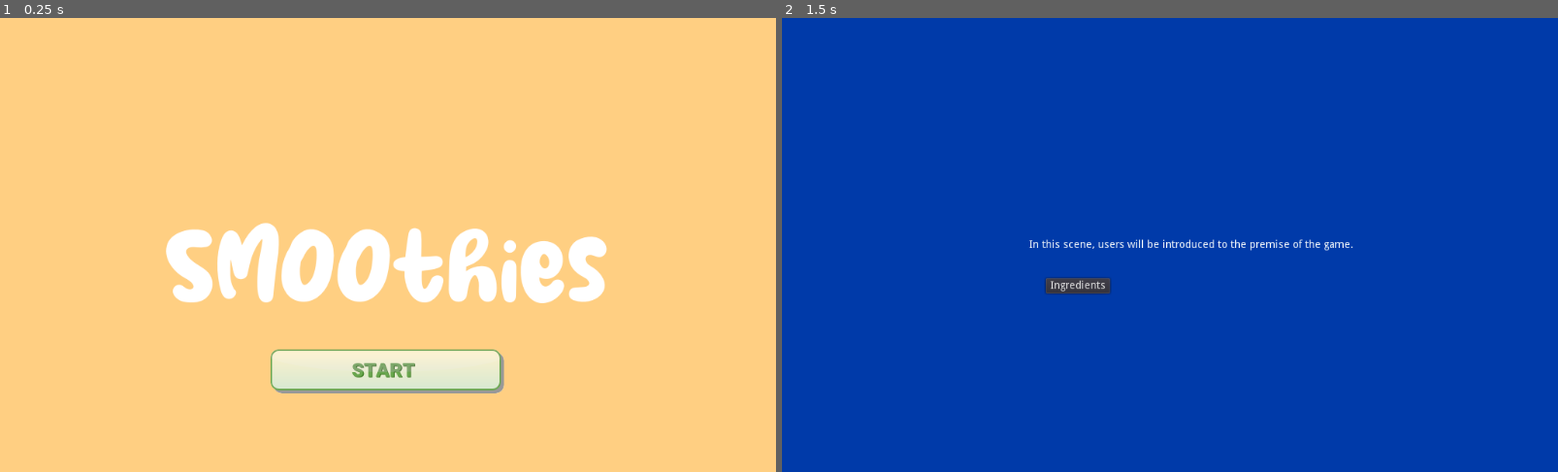
Above: before the commit, frames 1-2 (left to right).
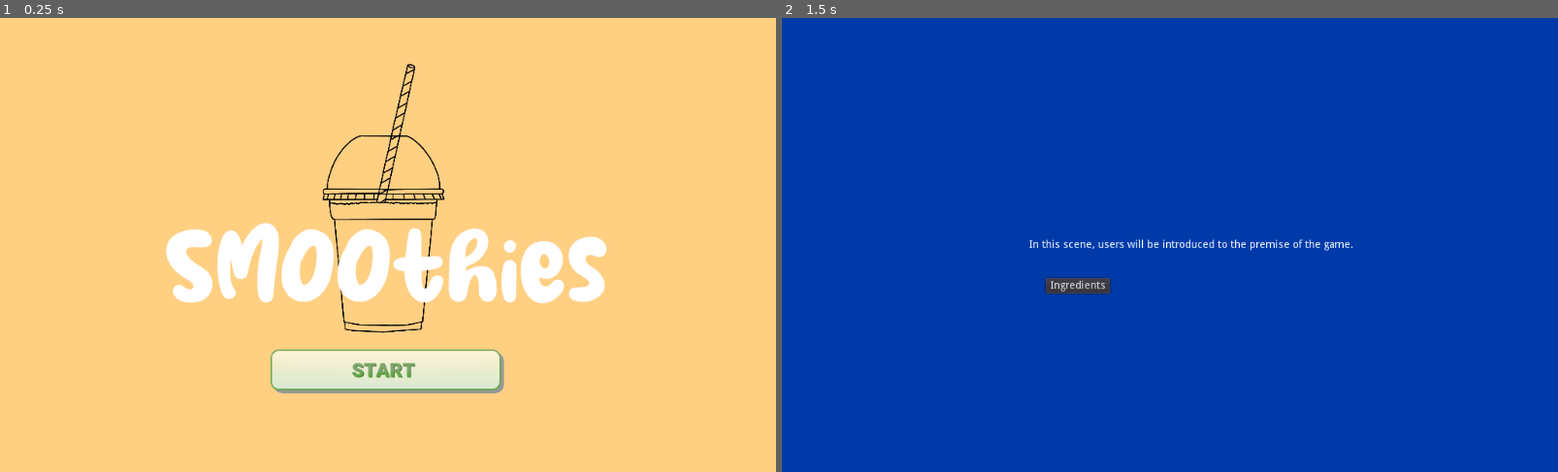
Above: after the commit, the same moments.

Repository: thepriscillawang/SMOOthies
Game: Godot game, scene res://Scenes/Main.tscn
Two runs of this game, one before a commit and one after it. Both use one fixed random seed, a clock stepped at 60 frames per second and the inputs below.
Inputs (mouse positions are in pixels of both pictures, inside the frame that each line leads up to):
- Up to frame 1 (0.25 s): no input
- Up to frame 2 (1.5 s): click (1170, 372) at 0.5 s; click (1170, 372) at 1.25 s

The runs differ from the first frame. In frame 1, 0.8% of the frame differs, in the area x 41-58%, y 10-70%; in frame 2, nothing differs.

Commit message:
added more details

Diff:
--- a/src/SMOOthies/Scenes/Main.tscn
+++ b/src/SMOOthies/Scenes/Main.tscn
@@ -1,10 +1,11 @@
-[gd_scene load_steps=7 format=2]
+[gd_scene load_steps=8 format=2]
 
 [ext_resource path="res://Scenes/Main.gd" type="Script" id=1]
 [ext_resource path="res://images/button_start_r.png" type="Texture" id=2]
 [ext_resource path="res://fonts/milky_coffee/Milky Coffee.otf" type="DynamicFontData" id=3]
 [ext_resource path="res://images/button_start_r_hover.png" type="Texture" id=4]
 [ext_resource path="res://images/button_start_r_pressed.png" type="Texture" id=5]
+[ext_resource path="res://images/cups.png" type="Texture" id=6]
 
 [sub_resource type="DynamicFont" id=1]
 size = 128
@@ -17,12 +18,16 @@
 "_edit_vertical_guides_": [ 511.0 ]
 }
 
-[node name="ColorRect" type="ColorRect" parent="."]
+[node name="Welcome" type="ColorRect" parent="."]
 margin_right = 1024.0
 margin_bottom = 600.0
 color = Color( 1, 0.815686, 0.513726, 1 )
 
-[node name="Label" type="Label" parent="ColorRect"]
+[node name="Sprite" type="Sprite" parent="Welcome"]
+texture = ExtResource( 6 )
+offset = Vector2( 512, 240 )
+
+[node name="Label" type="Label" parent="Welcome"]
 anchor_left = 0.5
 anchor_top = 0.5
 anchor_right = 0.5
@@ -36,7 +41,7 @@
 align = 1
 valign = 1
 
-[node name="StartButton" type="TextureButton" parent="ColorRect"]
+[node name="StartButton" type="TextureButton" parent="Welcome"]
 anchor_left = 0.5
 anchor_top = 1.0
 anchor_right = 0.537
@@ -49,4 +54,4 @@
 texture_pressed = ExtResource( 5 )
 texture_hover = ExtResource( 4 )
 
-[connection signal="pressed" from="ColorRect/StartButton" to="." method="_on_StartButton_pressed"]
+[connection signal="pressed" from="Welcome/StartButton" to="." method="_on_StartButton_pressed"]
Binary file added: src/SMOOthies/images/cups.png
Not shown, added: src/SMOOthies/images/cups.png.import
